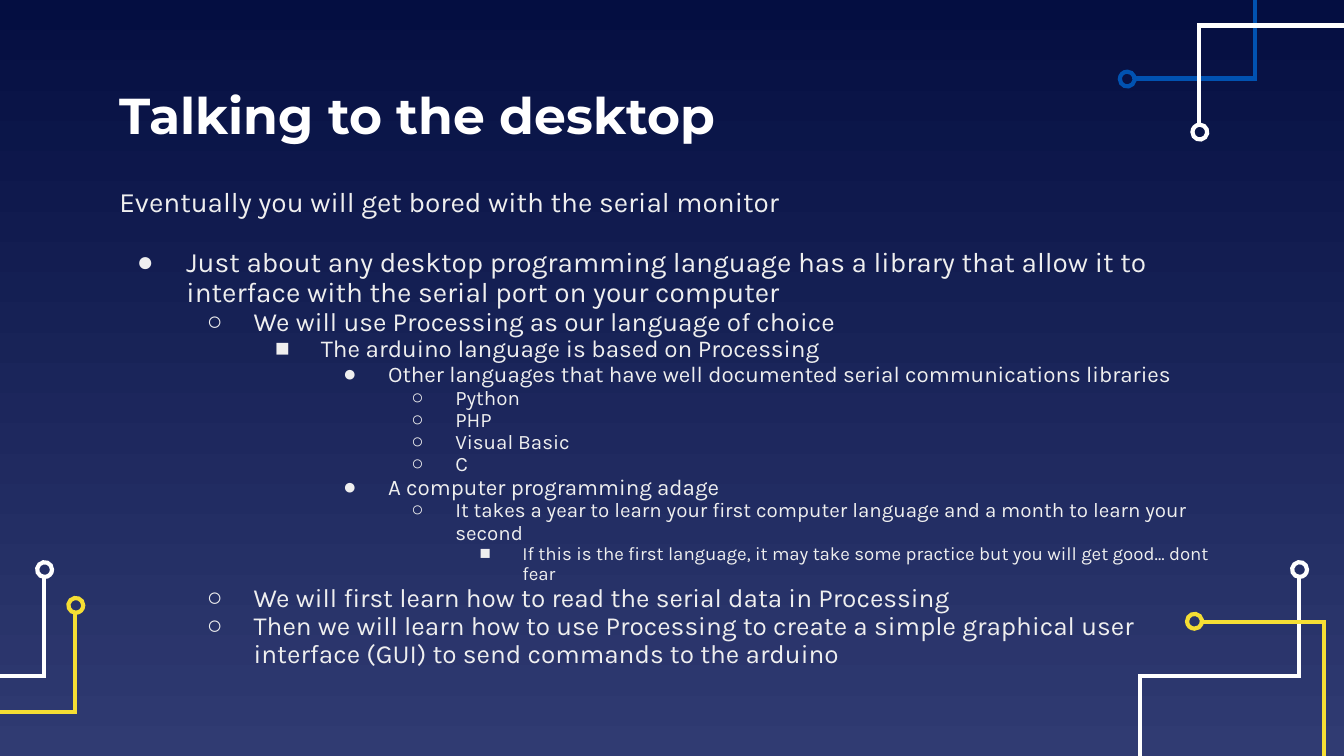
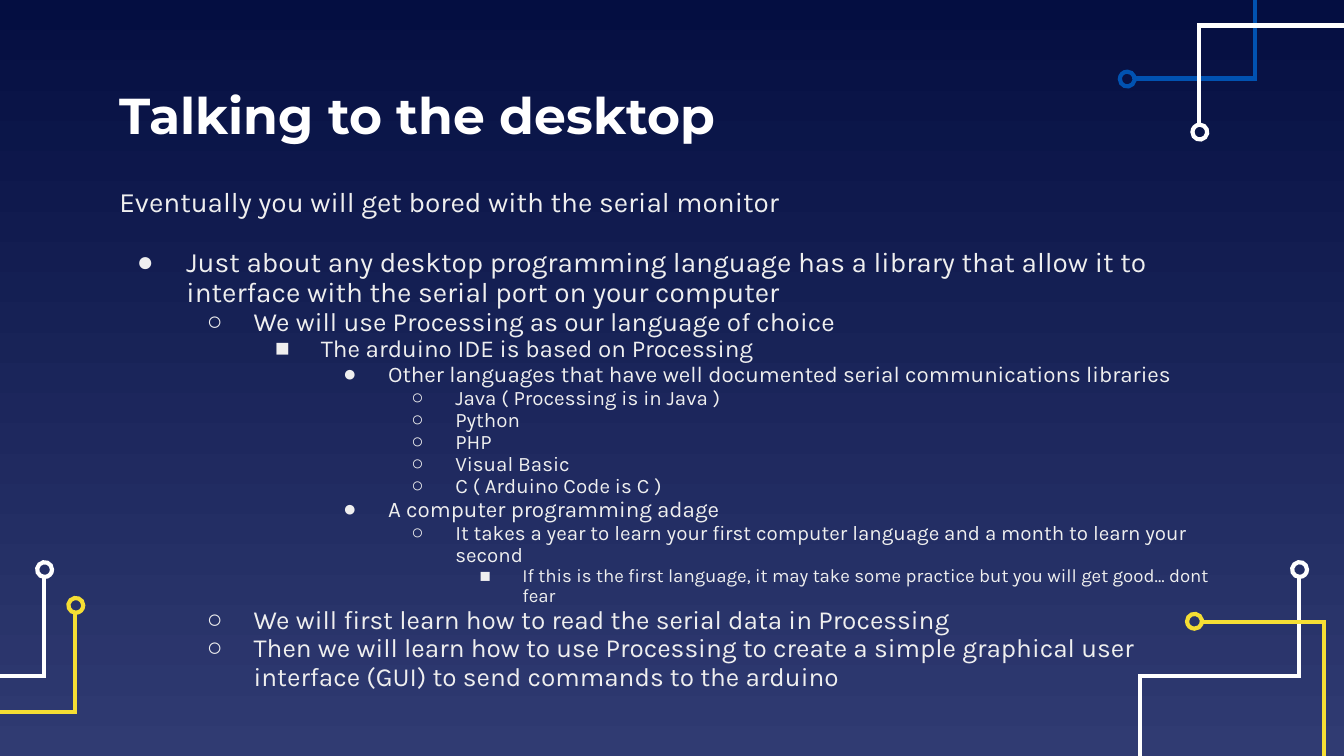
Before and after one commit to EELabMan/Arduino-4-Serial-Communications, a slide deck: slide 23 of Arduino Workshop 4 Serial Communication.pptx (slide 26 before the commit). Drawn at 1344x756 pixels with LibreOffice and Linux fonts; fonts in the diff are those of the drawing. Boxes give left, top, right and bottom in pixels: in the first picture for what was removed or moved away, otherwise in the second. Text is boxed around its words. In the diff, an @@ line names an element or a change of style, - is before the commit and + after.

```diff
--- a/Arduino Workshop 4 Serial Communication.pptx
+++ b/Arduino Workshop 4 Serial Communication.pptx
@@ text at box(321, 336, 753, 363): text changed @@
-    ■ The arduino language is based on Processing
+    ■ The arduino IDE is based on Processing
@@ text at box(455, 386, 708, 410): paragraph added @@
+        ○ Java ( Processing is in Java )
@@ text at box(455, 479, 650, 494): text changed @@
-        ○ C
+        ○ C ( Arduino Code is C )
```
Also in this commit, not shown: 22 other slides changed, 1 slide added, 7 slides removed.
